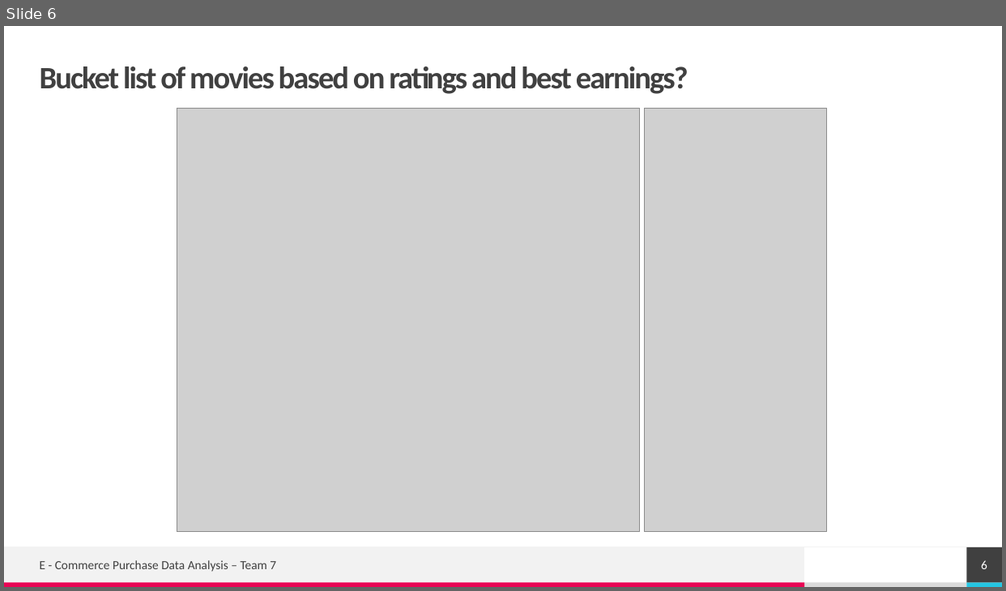
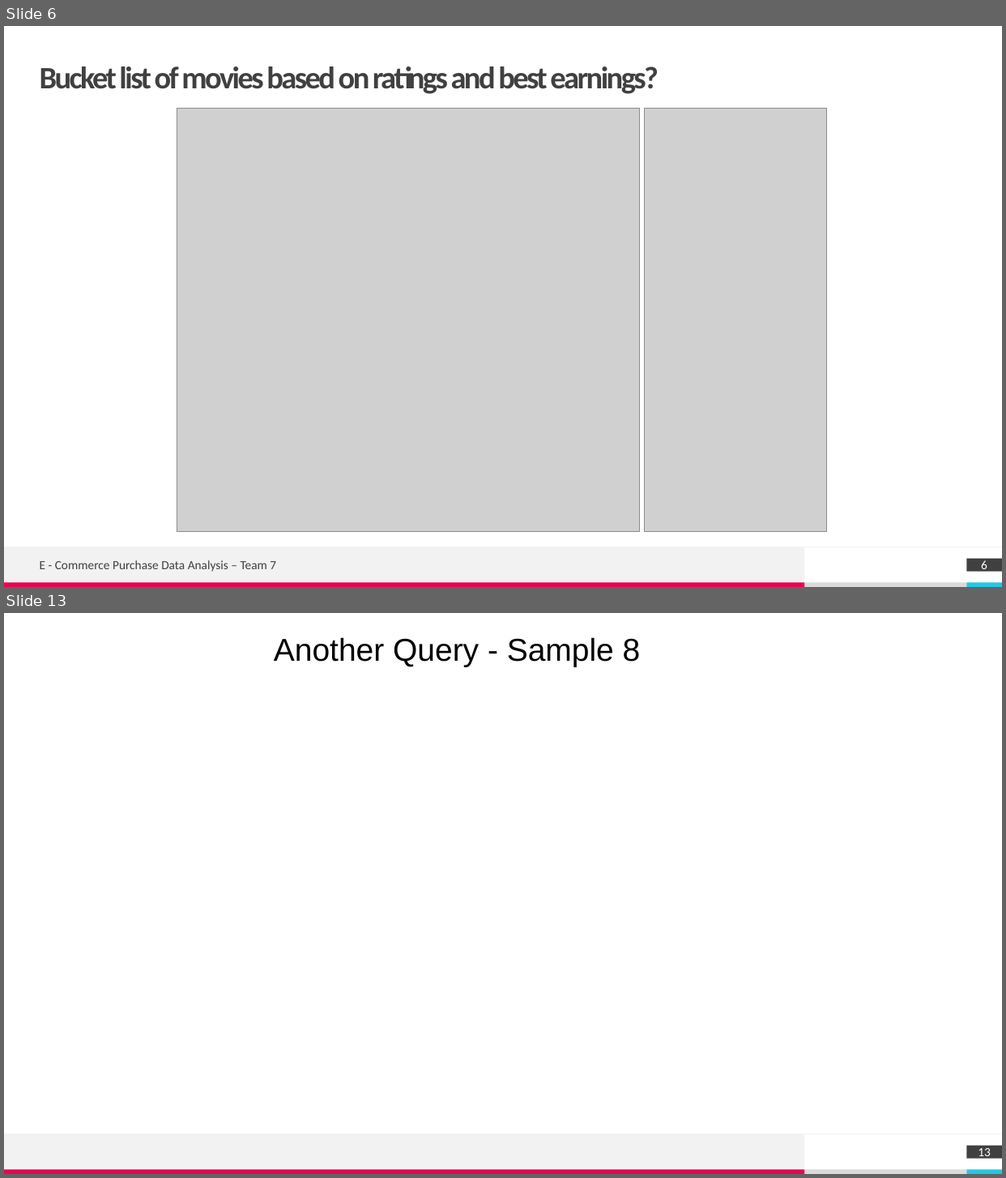
Before and after one commit to RajeshRamachander/mysqlpython, a slide deck: Team 7 - MYSQL - Project.pptx. Shown one above the other, each under a label of ours: slide 6 before the commit, slides 6 and 13 after it; the slides between them are not shown. The pictures are 1006x591 and 1006x1178 pixels, drawn with LibreOffice and Linux fonts; fonts in the diff are those of the drawing; grey boxes stand for pictures. Boxes give left, top, right and bottom in pixels: in the first picture for what was removed or moved away, otherwise in the second. Text is boxed around its words. In the diff, an @@ line names an element or a change of style, - is before the commit and + after.

```diff
--- a/Team 7 - MYSQL - Project.pptx
+++ b/Team 7 - MYSQL - Project.pptx
@@ slide 13 added at [4, 613, 1002, 1174], background #FFFFFF; not listed: 5 template elements that a slide beside it also shows @@
@@ title added at [274, 637, 641, 667], 30.3 pt, text #000000 @@
+Another Query - Sample 8
@@ page number added at [967, 1146, 1002, 1159], fill #404040, 12 pt, text #FFFFFF @@
+13
@@ slide 6 changed as well @@
@@ title "Bucket list of movies based ..." at [40, 66, 658, 94]: letter spacing -1.5 to -2 pt @@
@@ page number: place and size @@
-page number at [967, 548, 1002, 583]
+page number at [967, 559, 1002, 572]
```
Also in this commit, not shown: 6 other slides changed, 6 other slides added.
